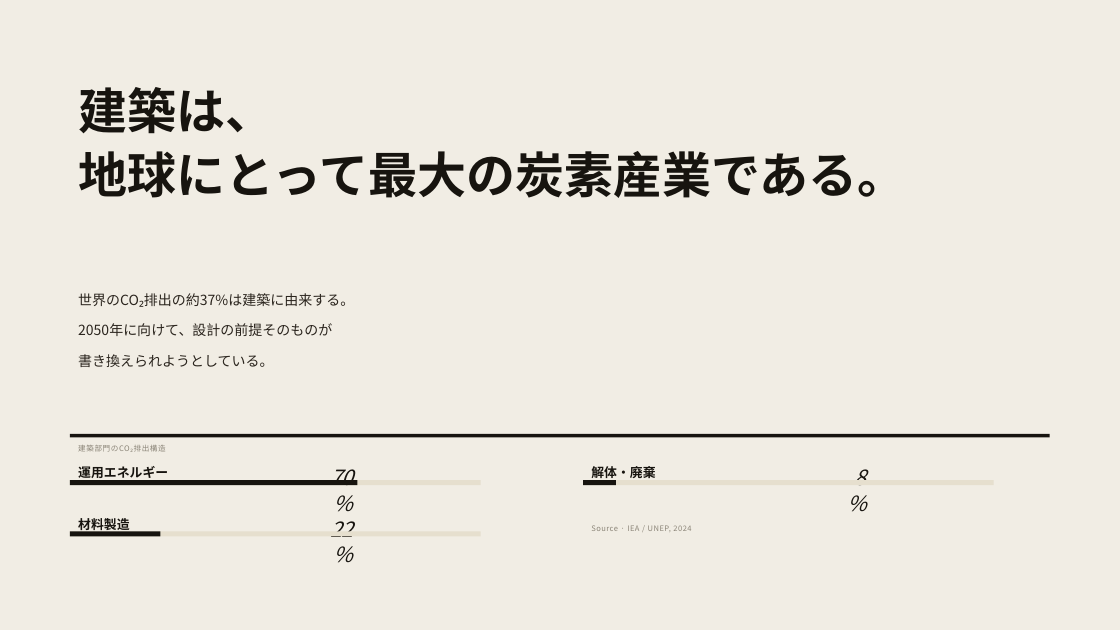
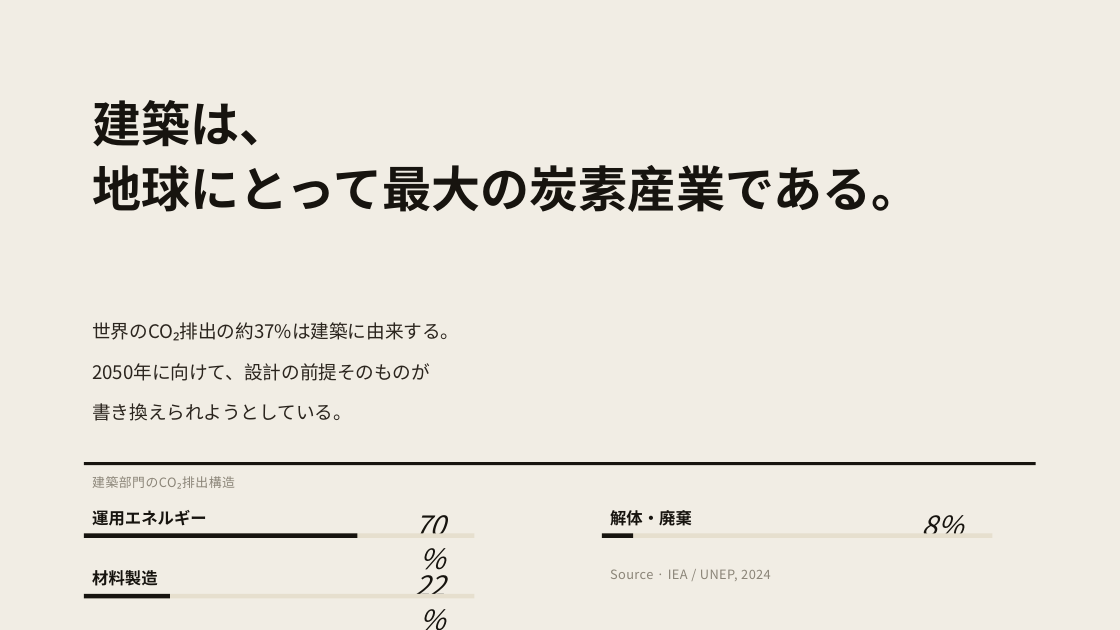
Before and after one commit to horihorihorihorichiz/-, a slide deck: slide 3 of slides/exports/architecture2026_text.pptx. Drawn at 1120x630 pixels with LibreOffice and Linux fonts; fonts in the diff are those of the drawing. Boxes give left, top, right and bottom in pixels: in the first picture for what was removed or moved away, otherwise in the second. Text is boxed around its words. In the diff, an @@ line names an element or a change of style, - is before the commit and + after.

```diff
--- a/slides/exports/architecture2026_text.pptx
+++ b/slides/exports/architecture2026_text.pptx
@@ text "建築は、": place and size @@
-text "建築は、" at (78,87,907,198)
+text "建築は、" at (92,100,921,212)
@@ text "世界のCO₂排出の約37%は建築に由来する。": place and size @@
-text "世界のCO₂排出の約37%は建築に由来する。" at (78,293,354,367)
+text "世界のCO₂排出の約37%は建築に由来する。" at (92,322,459,421)
@@ text "世界のCO₂排出の約37%は建築に由来する。" at (92,322,459,421): size 12 to 16 pt @@
@@ text "建築部門のCO₂排出構造": place and size @@
-text "建築部門のCO₂排出構造" at (78,445,165,452)
+text "建築部門のCO₂排出構造" at (92,476,235,489)
@@ text "建築部門のCO₂排出構造" at (92,476,235,489): size 6.5 to 11 pt, letter spacing 0.5 to 0.4 pt; vertical alignment middle to top @@
@@ rectangle: place and size @@
-rectangle at (70,434,1049,438)
+rectangle at (84,462,1036,465)
@@ text "運用エネルギー": place and size @@
-text "運用エネルギー" at (78,466,168,482)
+text "運用エネルギー" at (92,510,206,526)
@@ text "70%": place and size @@
-text "70%" at (330,469,353,486)
+text "70%" at (414,515,445,534)
@@ text "解体・廃棄": place and size @@
-text "解体・廃棄" at (591,466,655,482)
+text "解体・廃棄" at (610,510,692,526)
@@ text "8%": place and size @@
-text "8%" at (855,469,867,486)
+text "8%" at (922,515,963,534)
@@ rectangle: place and size @@
-rectangle at (70,481,481,486)
+rectangle at (84,534,475,539)
@@ rectangle: place and size @@
-rectangle at (70,481,357,486)
+rectangle at (84,534,357,539)
@@ rectangle: place and size @@
-rectangle at (583,481,994,486)
+rectangle at (602,534,993,539)
@@ rectangle: place and size @@
-rectangle at (583,481,616,486)
+rectangle at (602,534,634,539)
@@ size 11 to 14 pt in 3 elements at (92,510,206,526), (610,510,692,526), (92,570,157,586) @@
@@ text "材料製造": place and size @@
-text "材料製造" at (78,515,129,533)
+text "材料製造" at (92,570,157,586)
@@ size 18 to 24 pt in 3 elements at (414,515,445,534), (922,515,963,534), (414,566,445,594) @@
@@ text "22%": place and size @@
-text "22%" at (330,521,353,537)
+text "22%" at (414,566,445,594)
@@ text "Source · IEA / UNEP, ...": place and size @@
-text "Source · IEA / UNEP, ..." at (591,525,691,531)
+text "Source · IEA / UNEP, ..." at (610,569,771,581)
@@ text "Source · IEA / UNEP, ..." at (610,569,771,581): size 6.5 to 11 pt, letter spacing 0.4 to 0.3 pt; vertical alignment middle to top @@
@@ rectangle: place and size @@
-rectangle at (70,532,481,537)
+rectangle at (84,594,475,599)
@@ rectangle: place and size @@
-rectangle at (70,532,160,537)
+rectangle at (84,594,170,599)
```
Also in this commit, not shown: 6 other slides changed, 1 other file.
